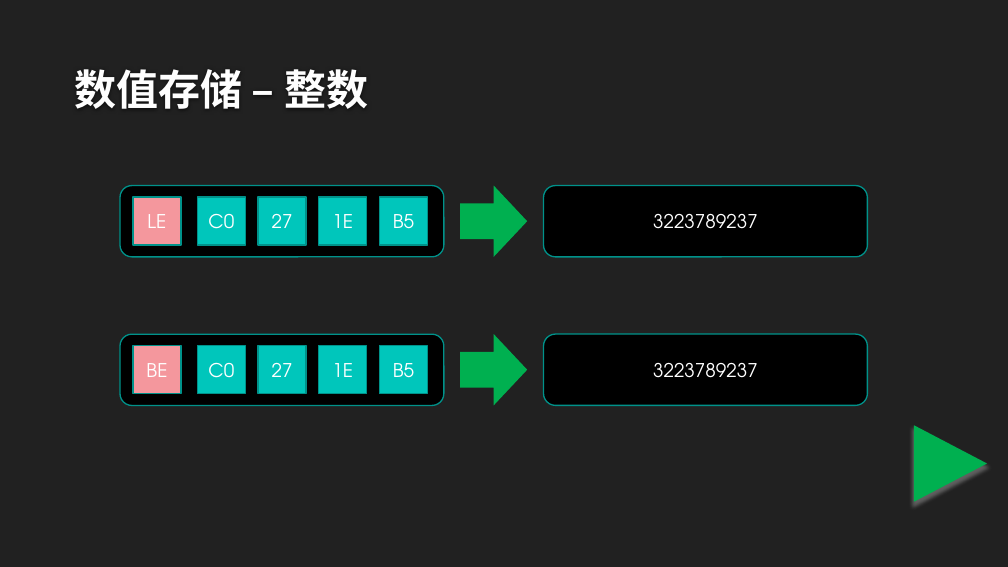
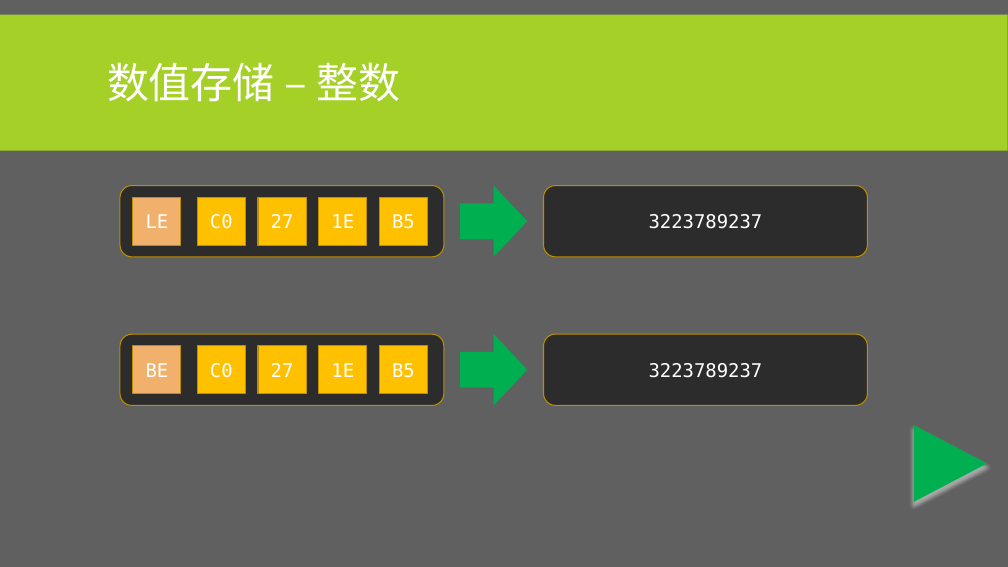
Before and after one commit to albertclass/Lessons, a slide deck: slide 8 of advance c++/courseware.pptx. Drawn at 1008x567 pixels with LibreOffice and Linux fonts; fonts in the diff are those of the drawing; background and template pictures are left out. Boxes give left, top, right and bottom in pixels: in the first picture for what was removed or moved away, otherwise in the second. Text is boxed around its words. In the diff, an @@ line names an element or a change of style, - is before the commit and + after.

```diff
--- a/advance c++/courseware.pptx
+++ b/advance c++/courseware.pptx
@@ background #212121 to #606060 @@
@@ rectangle added at <box>0,14,1008,150</box>, fill #A5D028 @@
@@ title "数值存储 – 整数": place and size @@
-title "数值存储 – 整数" at <box>75,69,368,109</box>
+title "数值存储 – 整数" at <box>107,62,400,102</box>
@@ title "数值存储 – 整数" at <box>107,62,400,102</box>: font TeX Gyre Adventor to Cabin, text colour #FEFEFE to #FFFFFF, bold off; line spacing 1 to 0.85; vertical alignment bottom to middle @@
@@ rounded rectangle at <box>120,185,444,256</box>: fill #000000 to #2C2C2C; outline #00928A 1.25 pt to #BD8E00 1 pt @@
@@ rectangle "LE" at <box>133,197,181,246</box>: font TeX Gyre Adventor to DejaVu Sans Mono; fill #F4979D to #F1B16C; outline #00928A 1.25 pt to #BD8E00 1 pt @@
@@ rounded rectangle "3223789237" at <box>544,185,867,256</box>: font TeX Gyre Adventor to DejaVu Sans Mono; fill #000000 to #2C2C2C; outline #00928A 1.25 pt to #BD8E00 1 pt @@
@@ rounded rectangle at <box>120,334,444,405</box>: fill #000000 to #2C2C2C; outline #00928A 1.25 pt to #BD8E00 1 pt @@
@@ rectangle "BE" at <box>133,346,181,394</box>: font TeX Gyre Adventor to DejaVu Sans Mono; fill #F4979D to #F1B16C; outline #00928A 1.25 pt to #BD8E00 1 pt @@
@@ font TeX Gyre Adventor to DejaVu Sans Mono; fill #00C6BB to #FFC000; outline #00928A 1.25 pt to #BD8E00 1 pt in 8 elements at <box>197,197,246,246</box>, <box>258,197,306,246</box>, <box>319,197,368,246</box>, <box>380,197,428,246</box>, <box>197,346,246,394</box>, <box>258,346,306,394</box>, <box>319,346,368,394</box>, <box>380,346,428,394</box> @@
@@ rounded rectangle "3223789237" at <box>544,334,867,405</box>: font TeX Gyre Adventor to DejaVu Sans Mono; fill #000000 to #2C2C2C; outline #00928A 1.25 pt to #BD8E00 1 pt @@
@@ triangle at <box>914,426,988,502</box>: shadow changed @@
```
Also in this commit, not shown: 28 other slides changed, 5 slides added, 2 other files.
